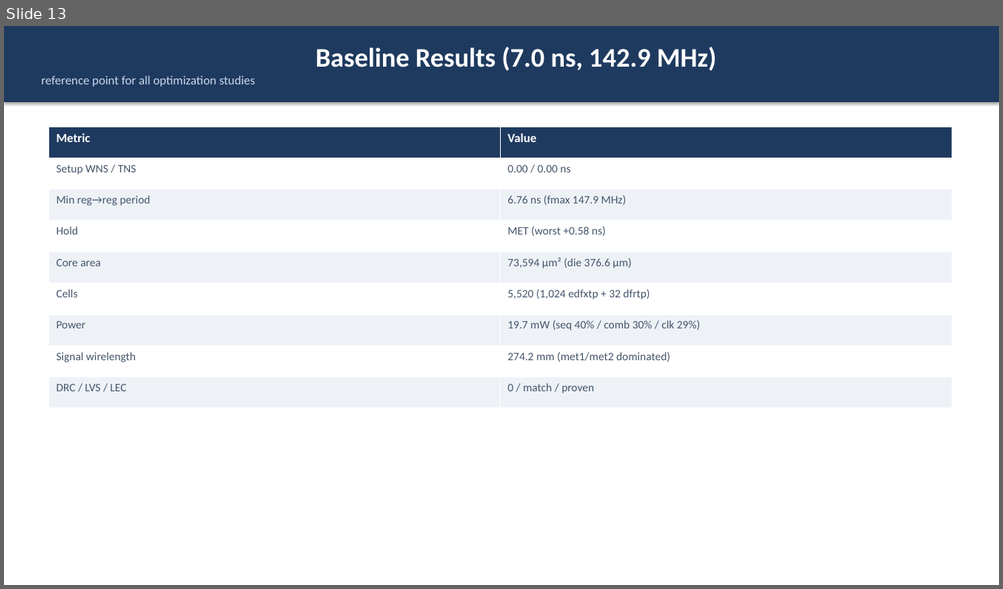
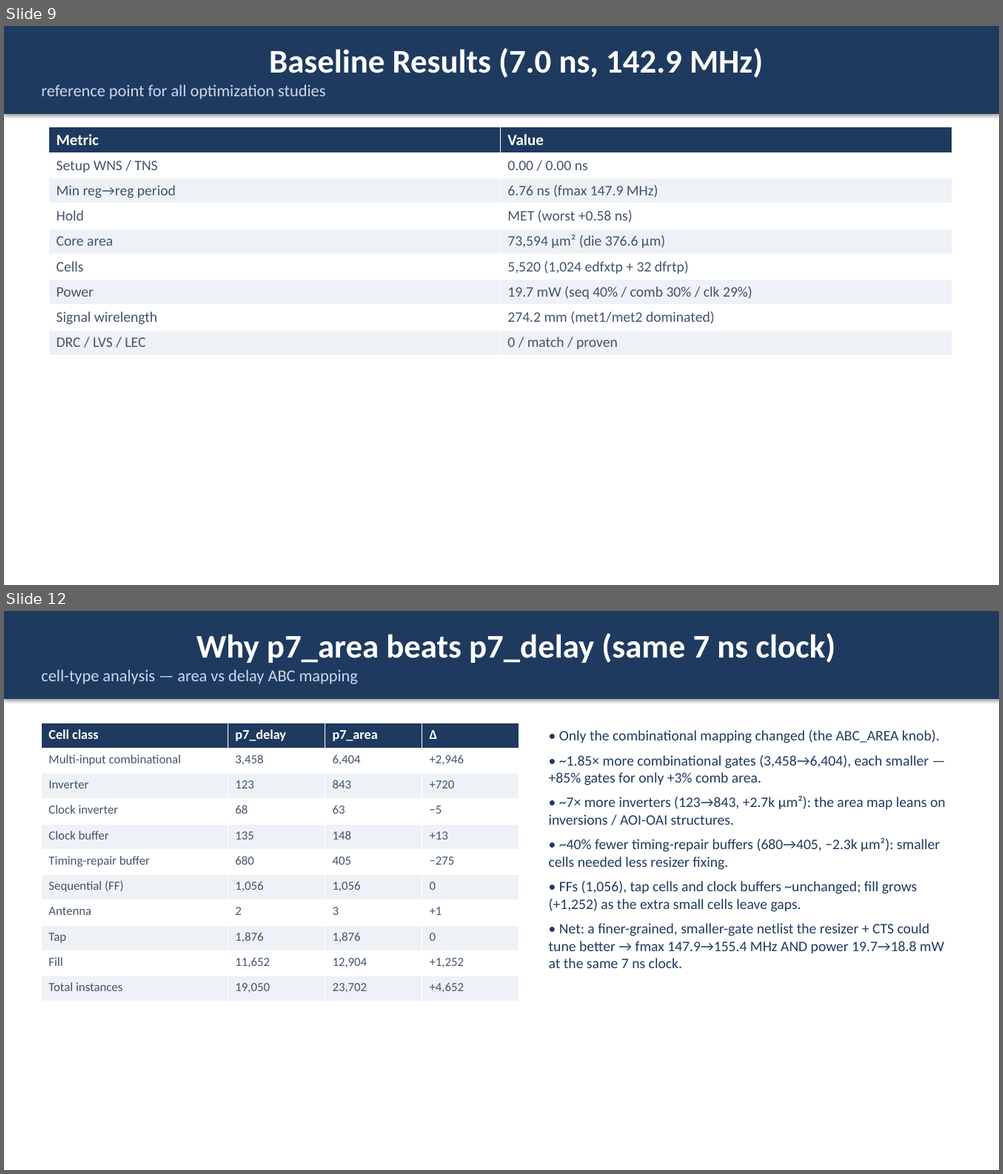
Before and after one commit to wuhannus/lunarch, a slide deck: flow/LUNARCH_AI_Driven_Chip_Design.pptx. Shown one above the other, each under a label of ours: slide 13 before the commit, slides 9 and 12 after it; the slides between them are not shown. The pictures are 1003x589 and 1003x1174 pixels, drawn with LibreOffice and Linux fonts; fonts in the diff are those of the drawing. Boxes give left, top, right and bottom in pixels: in the first picture for what was removed or moved away, otherwise in the second. Text is boxed around its words. In the diff, an @@ line names an element or a change of style, - is before the commit and + after.

Commit message:
Deck: add two-loop diagram + extra-cell table and NAND/NAND3/INV reasoning after the cell-type page

```diff
--- a/flow/LUNARCH_AI_Driven_Chip_Design.pptx
+++ b/flow/LUNARCH_AI_Driven_Chip_Design.pptx
@@ slide 12 added at [4,611,999,1170], background #FFFFFF @@
@@ rectangle added at [4,611,999,699], fill #1F3A5F, 16 pt, text #C9D8EE @@
+Why p7_area beats p7_delay (same 7 ns clock)
+cell-type analysis — area vs delay ABC mapping
@@ table added at [41,723,519,1002], 11 rows, 4 columns @@
+Cell class | p7_delay | p7_area | Δ
+Multi-input combinational | 3,458 | 6,404 | +2,946
+Inverter | 123 | 843 | +720
+Clock inverter | 68 | 63 | −5
+Clock buffer | 135 | 148 | +13
+Timing-repair buffer | 680 | 405 | −275
+Sequential (FF) | 1,056 | 1,056 | 0
+Antenna | 2 | 3 | +1
+Tap | 1,876 | 1,876 | 0
+Fill | 11,652 | 12,904 | +1,252
+Total instances | 19,050 | 23,702 | +4,652
@@ text added at [549,730,945,968], 14 pt, text #1F3A5F @@
+• Only the combinational mapping changed (the ABC_AREA knob).
+• ~1.85× more combinational gates (3,458→6,404), each smaller — +85% gates for only +3% comb area.
+• ~7× more inverters (123→843, +2.7k µm²): the area map leans on inversions / AOI-OAI structures.
+• ~40% fewer timing-repair buffers (680→405, −2.3k µm²): smaller cells needed less resizer fixing.
+• FFs (1,056), tap cells and clock buffers ~unchanged; fill grows (+1,252) as the extra small cells leave gaps.
+• Net: a finer-grained, smaller-gate netlist the resizer + CTS could tune better → fmax 147.9→155.4 MHz AND power 19.7→18.8 mW at the same 7 ns clock.
@@ what was slide 13 is now slide 9 @@
@@ slide 9 changed as well @@
@@ rectangle "Baseline Results (7.0 ns, 142.9 ...": place and size @@
-rectangle "Baseline Results (7.0 ns, 142.9 ..." at [4,26,999,102]
+rectangle "Baseline Results (7.0 ns, 142.9 ..." at [4,26,999,114]
@@ rectangle "Baseline Results (7.0 ns, 142.9 ..." at [4,26,999,114]: size 26 to 32 pt in "Baseline Results (7.0 ns, 142.9 MHz)"; size 12 to 16 pt in "reference point for all optimization studies" @@
@@ table at [48,127,951,355] @@
@@ size 12 to 15 pt in "Metric", "Value" @@
@@ size 11 to 14 pt @@
```
Also in this commit, not shown: 9 other slides changed, 6 other slides added, 8 slides removed, 1 other file.
